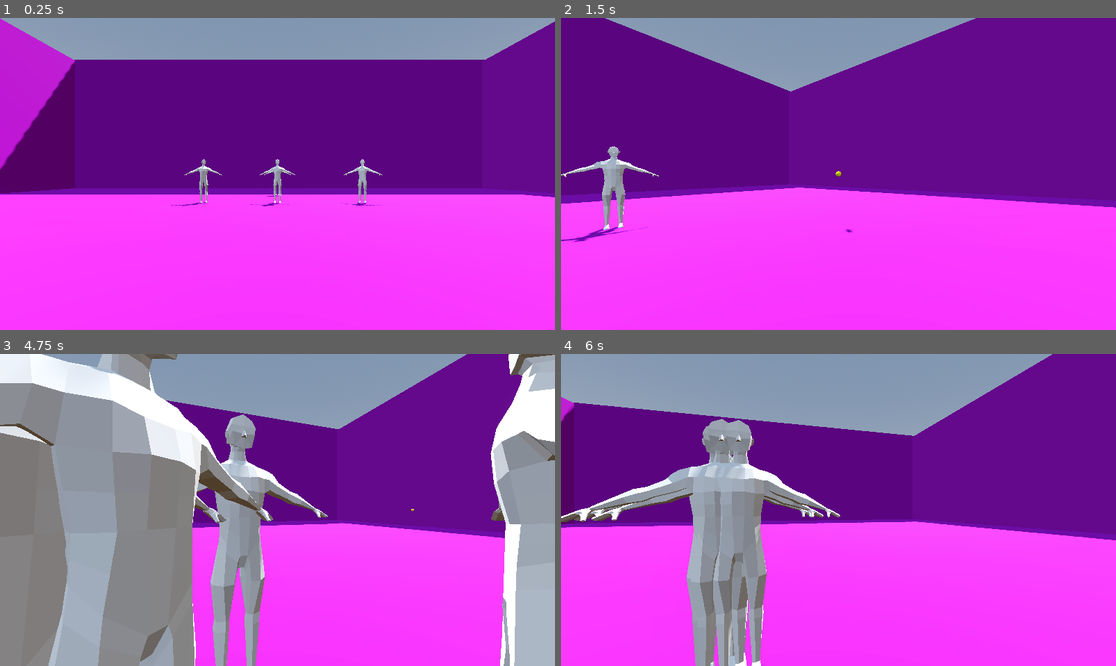
Above: before the commit, frames 1-4 (two rows, left to right).
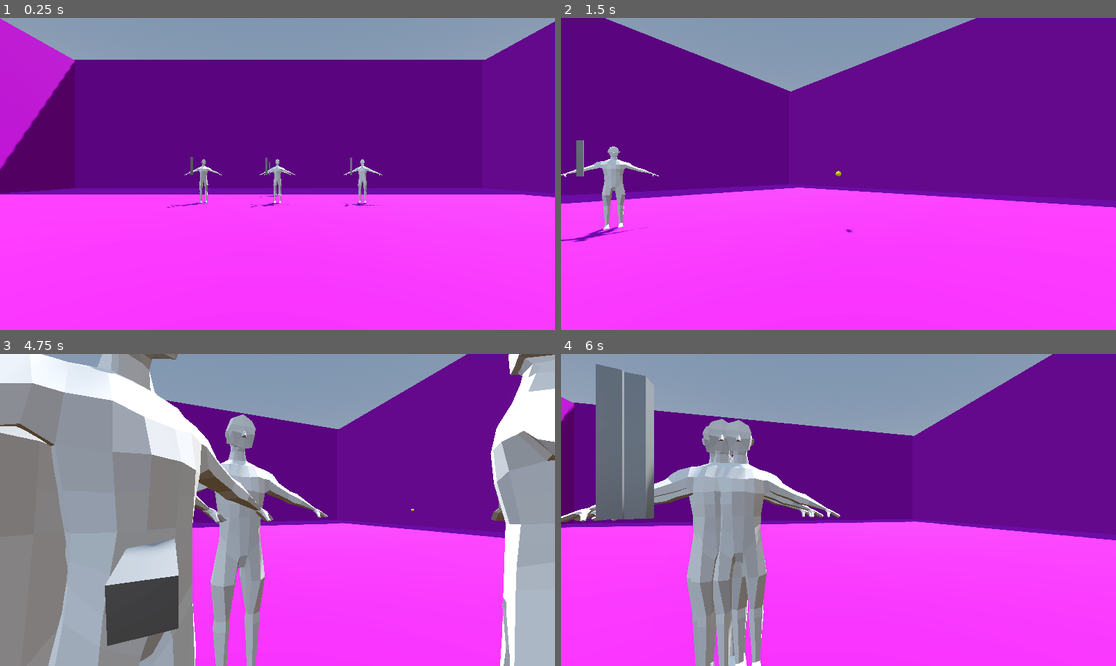
Above: after the commit, the same moments.

Repository: SeminixDev/pandora-boomer-shooter
Game: Godot game, scene res://World/world.tscn
Same seed, same stepped clock (60 frames per second), same inputs: the game is played once before the commit and once after it.
Inputs:
- Up to frame 1 (0.25 s): no input
- Up to frame 2 (1.5 s): tap Enter (ui_accept) at 0.5, 0.77 s; hold Right (ui_right) 0.53-1.28 s; tap Z (shoot) at 0.6, 1.35 s; hold Down (ui_down) from 1.28 s (still down)
- Up to frame 3 (4.75 s): tap Enter (ui_accept) at 1.52, 3.02, 3.77, 4.52 s; release Down (ui_down) at 2.03 s; hold Right (ui_right) 2.03-2.78 s; tap Z (shoot) every 0.75 s from 2.1 to 4.35 s; hold Up (ui_up) 2.78-3.53 s; hold Left (ui_left) from 3.53 s (still down)
- Up to frame 4 (6 s): release Left (ui_left) at 5.03 s; hold Down (ui_down) 5.03-5.78 s; tap Z (shoot) at 5.1, 5.85 s; hold Right (ui_right) from 5.78 s (still down)

The runs differ from the first frame. In frame 1, less than 0.1% of the frame differs, in the area x 30-64%, y 44-61%; in frame 2, 0.2%; in frame 3, 3.6%; in frame 4, 4.9%, in the area x 6-17%, y 3-54%.

Commit message:
Add enemy sword attack animation

Diff:
--- a/Enemy/enemy.gd
+++ b/Enemy/enemy.gd
@@ -13,6 +13,7 @@
 
 @export_group("Dependencies")
 @onready var aggro_area: Area3D = %AggroArea
+@onready var animation_player: AnimationPlayer = $AnimationPlayer
 var target: Node3D = null
 
 # --- Common ---
@@ -66,15 +67,19 @@
 		velocity.z = 0
 
 		if time_since_last_attack >= attack_cooldown:
-			attack()
+			attack_target()
 
 # --- Attacking ---
 
-func attack() -> void:
-	if target and target.has_method("take_damage"):
+func attack_target() -> void:
+	if target is Player:
 		target.take_damage(attack_damage)
 		time_since_last_attack = 0.0
 		print_debug("Enemy attacked player. Player took ", attack_damage, " damage.")
+
+	if animation_player:
+		animation_player.play("attack_swing")
+
 
 # --- Damage ---
 
--- a/Enemy/enemy.tscn
+++ b/Enemy/enemy.tscn
@@ -7,6 +7,52 @@
 radius = 0.44921875
 
 [sub_resource type="SphereShape3D" id="SphereShape3D_px1sc"]
+
+[sub_resource type="BoxMesh" id="BoxMesh_sword"]
+size = Vector3(0.1, 0.8, 0.1)
+
+[sub_resource type="StandardMaterial3D" id="StandardMaterial3D_sword"]
+albedo_color = Color(0.662745, 0.662745, 0.662745, 1)
+metallic = 0.8
+roughness = 0.3
+
+[sub_resource type="Animation" id="Animation_idle"]
+resource_name = "RESET"
+length = 0.001
+tracks/0/type = "value"
+tracks/0/imported = false
+tracks/0/enabled = true
+tracks/0/path = NodePath("SwordPivot:rotation")
+tracks/0/interp = 1
+tracks/0/loop_wrap = true
+tracks/0/keys = {
+"times": PackedFloat32Array(0),
+"transitions": PackedFloat32Array(1),
+"update": 0,
+"values": [Vector3(0, 0, 0)]
+}
+
+[sub_resource type="Animation" id="Animation_swing"]
+resource_name = "attack_swing"
+length = 0.4
+tracks/0/type = "value"
+tracks/0/imported = false
+tracks/0/enabled = true
+tracks/0/path = NodePath("SwordPivot:rotation")
+tracks/0/interp = 2
+tracks/0/loop_wrap = true
+tracks/0/keys = {
+"times": PackedFloat32Array(0, 0.1, 0.4),
+"transitions": PackedFloat32Array(1, 1, 1),
+"update": 0,
+"values": [Vector3(0, 0, 0), Vector3(-1.5708, 0, 0), Vector3(0, 0, 0)]
+}
+
+[sub_resource type="AnimationLibrary" id="AnimationLibrary_sword"]
+_data = {
+"RESET": SubResource("Animation_idle"),
+"attack_swing": SubResource("Animation_swing")
+}
 
 [node name="Enemy" type="CharacterBody3D" unique_id=2141865840]
 collision_layer = 4
@@ -20,6 +66,19 @@
 [node name="Character" parent="." unique_id=677145848 instance=ExtResource("2_px1sc")]
 transform = Transform3D(0.615, 0, 0, 0, 0.615, 0, 0, 0, 0.615, 0, -0.9856733, 0)
 
+[node name="SwordPivot" type="Node3D" parent="."]
+transform = Transform3D(1, 0, 0, 0, 1, 0, 0, 0, 1, 0.5, 0.3, -0.3)
+
+[node name="SwordMesh" type="MeshInstance3D" parent="SwordPivot"]
+transform = Transform3D(1, 0, 0, 0, 1, 0, 0, 0, 1, 0, 0.4, 0)
+mesh = SubResource("BoxMesh_sword")
+surface_material_override/0 = SubResource("StandardMaterial3D_sword")
+
+[node name="AnimationPlayer" type="AnimationPlayer" parent="."]
+libraries = {
+"": SubResource("AnimationLibrary_sword")
+}
+
 [node name="AggroArea" type="Area3D" parent="." unique_id=305742766]
 unique_name_in_owner = true
 transform = Transform3D(30, 0, 0, 0, 30, 0, 0, 0, 30, 0, 0, 0)
